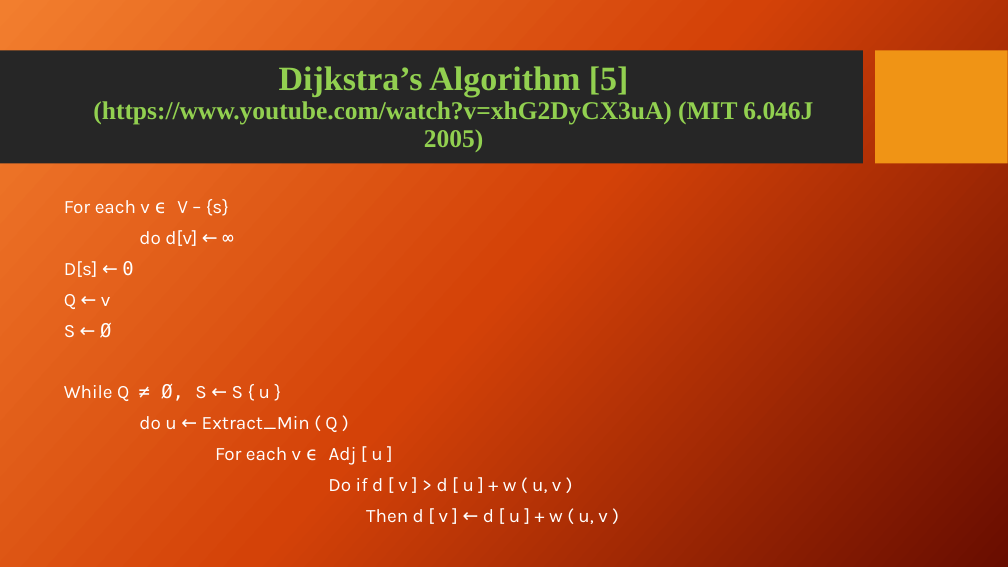
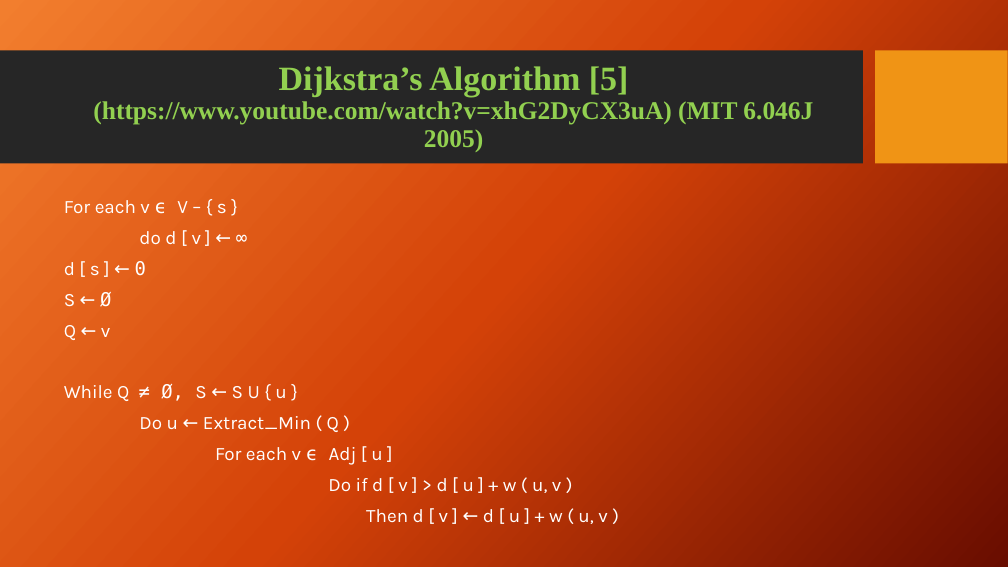
Before and after one commit to jschutkeker/AI_Cheat_Sheet, a slide deck: slide 6 of AI_Cheat_Sheet.pptx (slide 5 before the commit). Drawn at 1008x567 pixels with LibreOffice and Linux fonts; fonts in the diff are those of the drawing; background and template pictures are left out. Boxes give left, top, right and bottom in pixels: in the first picture for what was removed or moved away, otherwise in the second. Text is boxed around its words. In the diff, an @@ line names an element or a change of style, - is before the commit and + after.

```diff
--- a/AI_Cheat_Sheet.pptx
+++ b/AI_Cheat_Sheet.pptx
@@ text at bbox=[64, 200, 227, 307]: text changed @@
-For each v ϵ V – {s}
-do d[v] ← ∞
-D[s] ← 0
+For each v ϵ V – { s }
+do d [ v ] ← ∞
+d [ s ] ← 0
+S ← Ø
@@ text at bbox=[64, 384, 339, 432]: text changed @@
-S ← Ø
-While Q ≠ Ø, S ← S { u }
-do u ← Extract_Min ( Q )
+While Q ≠ Ø, S ← S U { u }
+Do u ← Extract_Min ( Q )
```
Also in this commit, not shown: 1 other slide changed, 3 slides added.
